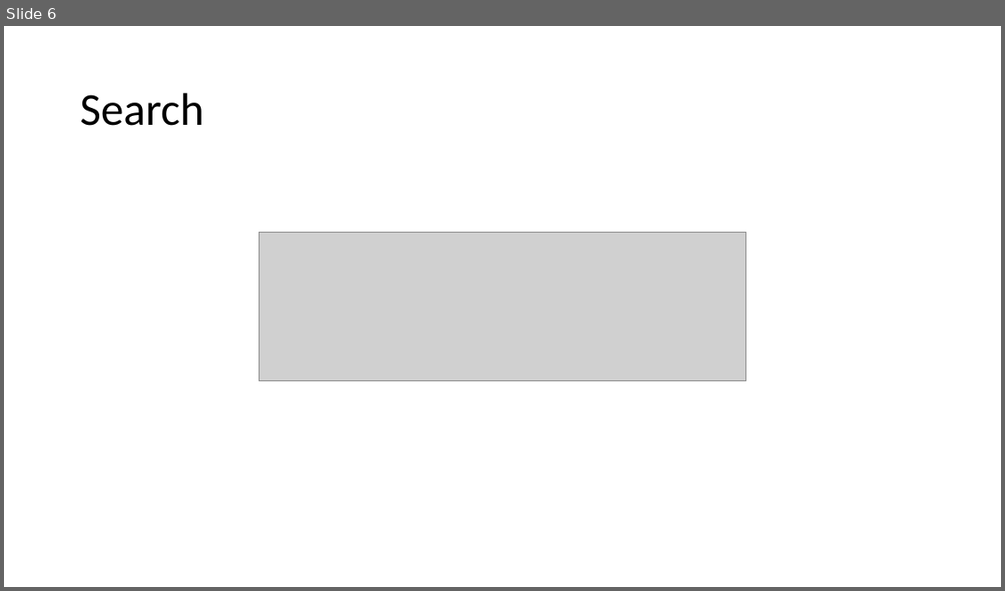
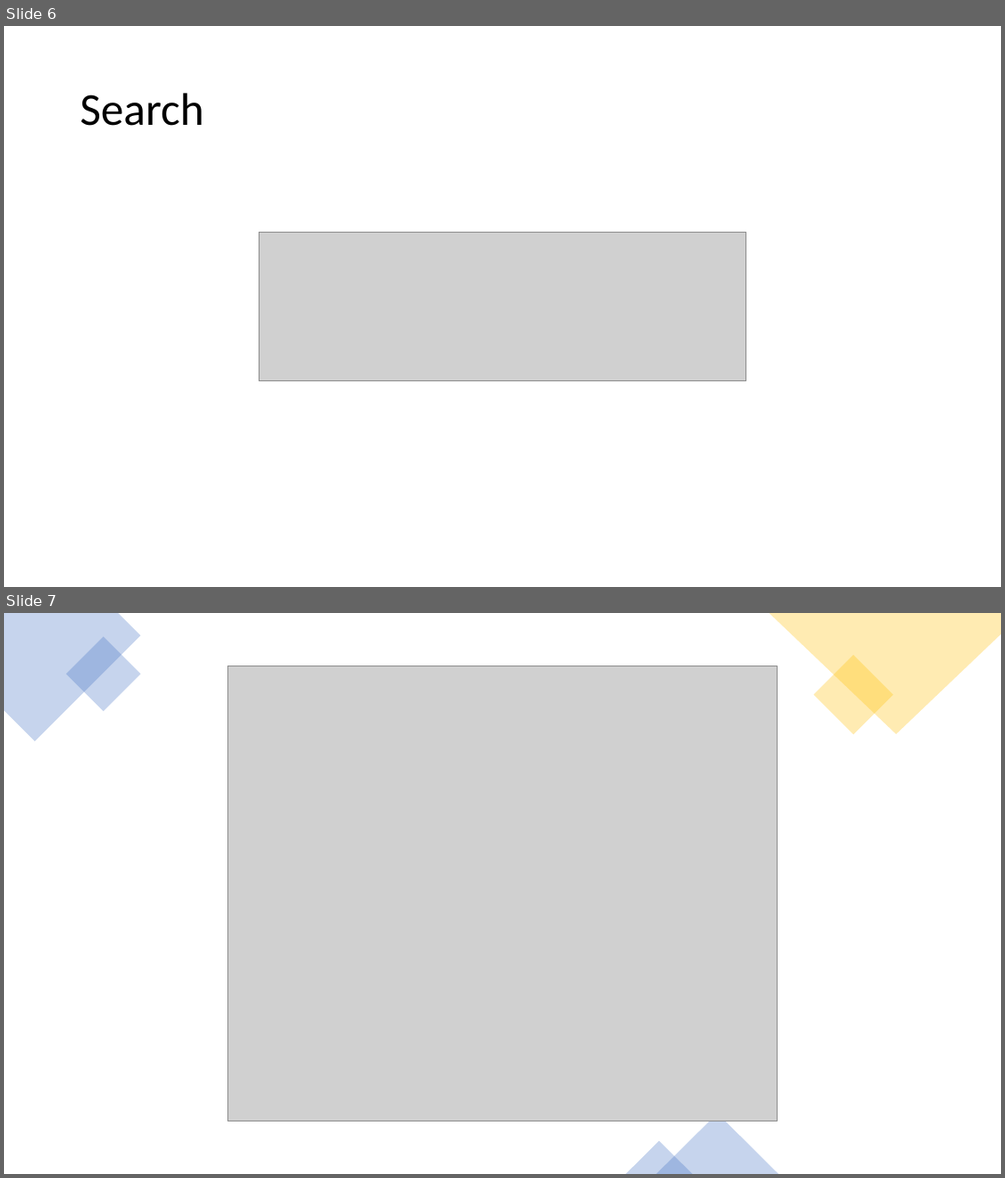
Before and after one commit to waleedgeo/wri_db, a slide deck: Proj_Preset.pptx. Shown one above the other, each under a label of ours: slide 6 before the commit, slides 6 and 7 after it. The pictures are 1005x591 and 1005x1178 pixels, drawn with LibreOffice and Linux fonts; fonts in the diff are those of the drawing; grey boxes stand for pictures. Boxes give left, top, right and bottom in pixels: in the first picture for what was removed or moved away, otherwise in the second. Text is boxed around its words. In the diff, an @@ line names an element or a change of style, - is before the commit and + after.

```diff
--- a/Proj_Preset.pptx
+++ b/Proj_Preset.pptx
@@ slide 7 added at bbox=[4, 613, 1001, 1174], background #FFFFFF @@
@@ freeform shape added at bbox=[4, 613, 141, 741], fill #4472C4 at 30% opacity @@
@@ rectangle added at bbox=[66, 636, 141, 712], fill #4472C4 at 30% opacity @@
@@ freeform shape added at bbox=[769, 613, 1001, 734], fill #FFC000 at 30% opacity @@
@@ picture added at bbox=[228, 666, 777, 1121] @@
@@ rectangle added at bbox=[813, 655, 893, 735], fill #FFC000 at 30% opacity @@
@@ triangle added at bbox=[656, 1113, 778, 1174], fill #4472C4 at 30% opacity @@
@@ triangle added at bbox=[626, 1141, 693, 1174], fill #4472C4 at 30% opacity @@
```
Also in this commit, not shown: 1 slide changed, 14 other files.
